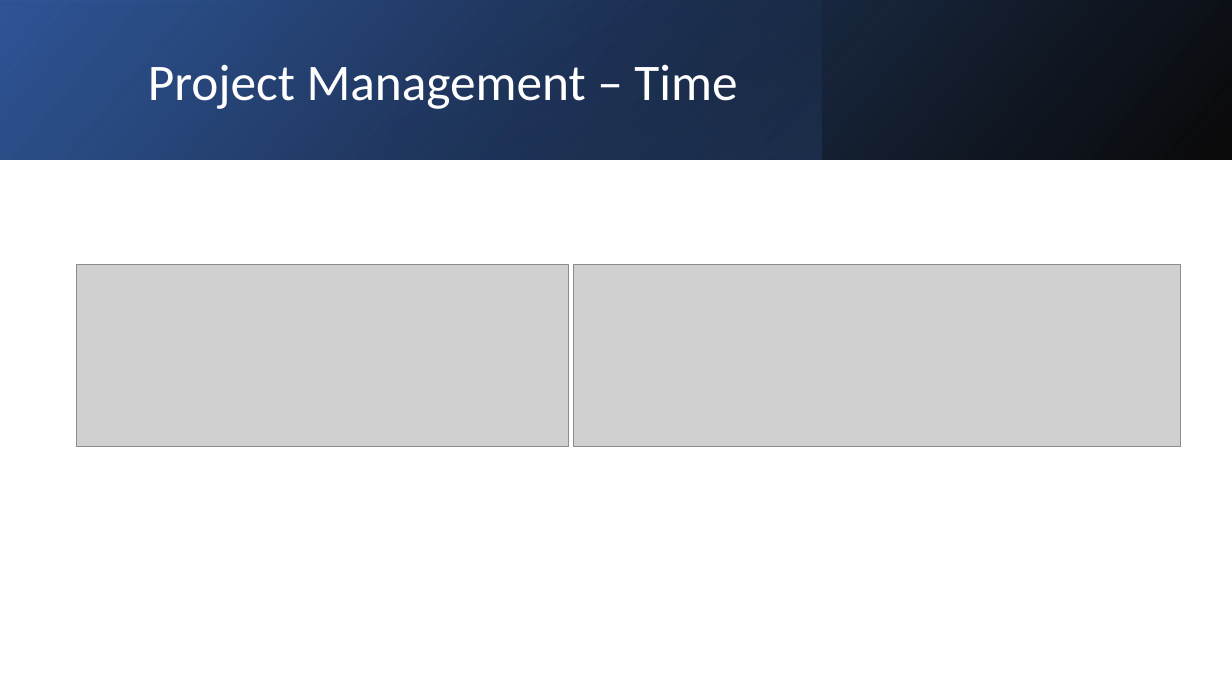
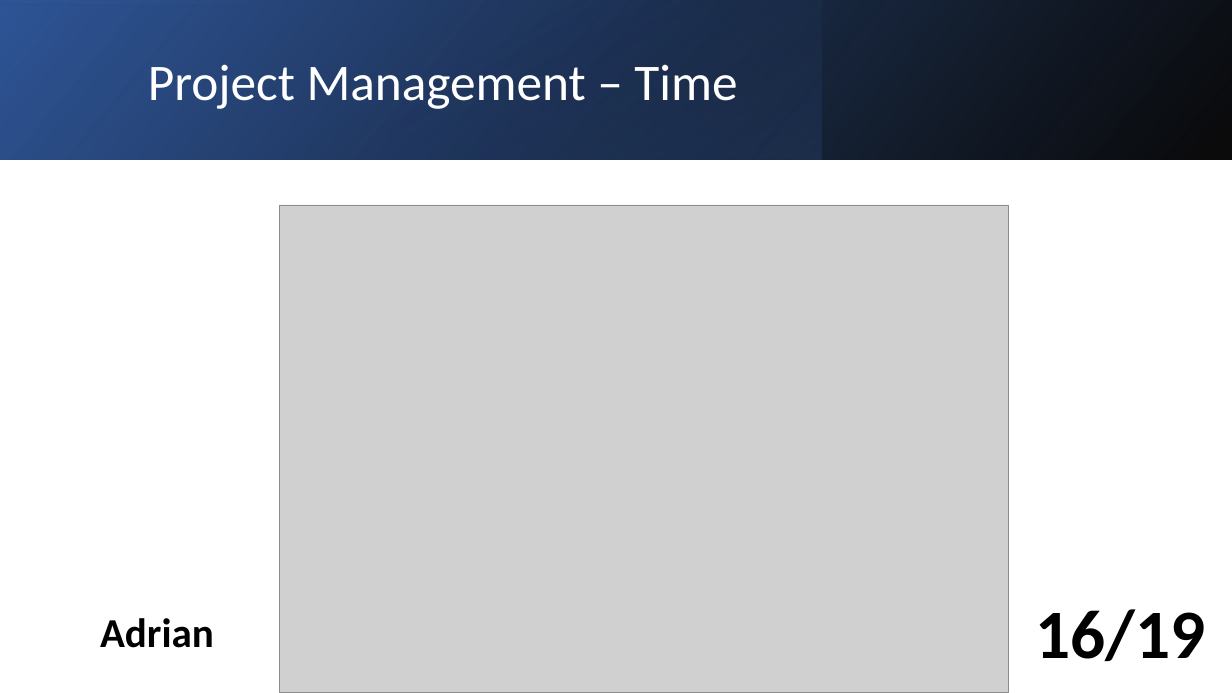
Before and after one commit to LuckyForce/ShareList, a slide deck: slide 16 of documents/T3-ShareList-Abschlusspräsentation_v1.0.pptx (slide 14 before the commit). Drawn at 1232x693 pixels with LibreOffice and Linux fonts; fonts in the diff are those of the drawing; grey boxes stand for pictures. Boxes give left, top, right and bottom in pixels: in the first picture for what was removed or moved away, otherwise in the second. Text is boxed around its words. In the diff, an @@ line names an element or a change of style, - is before the commit and + after.

```diff
--- a/documents/T3-ShareList-Abschlusspräsentation_v1.0.pptx
+++ b/documents/T3-ShareList-Abschlusspräsentation_v1.0.pptx
@@ picture added at (x1=279, y1=205, x2=1008, y2=693) @@
@@ picture removed at (x1=77, y1=264, x2=569, y2=446) @@
@@ picture removed at (x1=574, y1=264, x2=1181, y2=446) @@
@@ text added at (x1=100, y1=618, x2=214, y2=648), 32 pt, text #000000, bold @@
+Adrian
@@ text added at (x1=1036, y1=609, x2=1206, y2=661), 54 pt, text #000000, bold @@
+16/19
```
Also in this commit, not shown: 15 other slides changed, 3 slides added, 1 other file.
